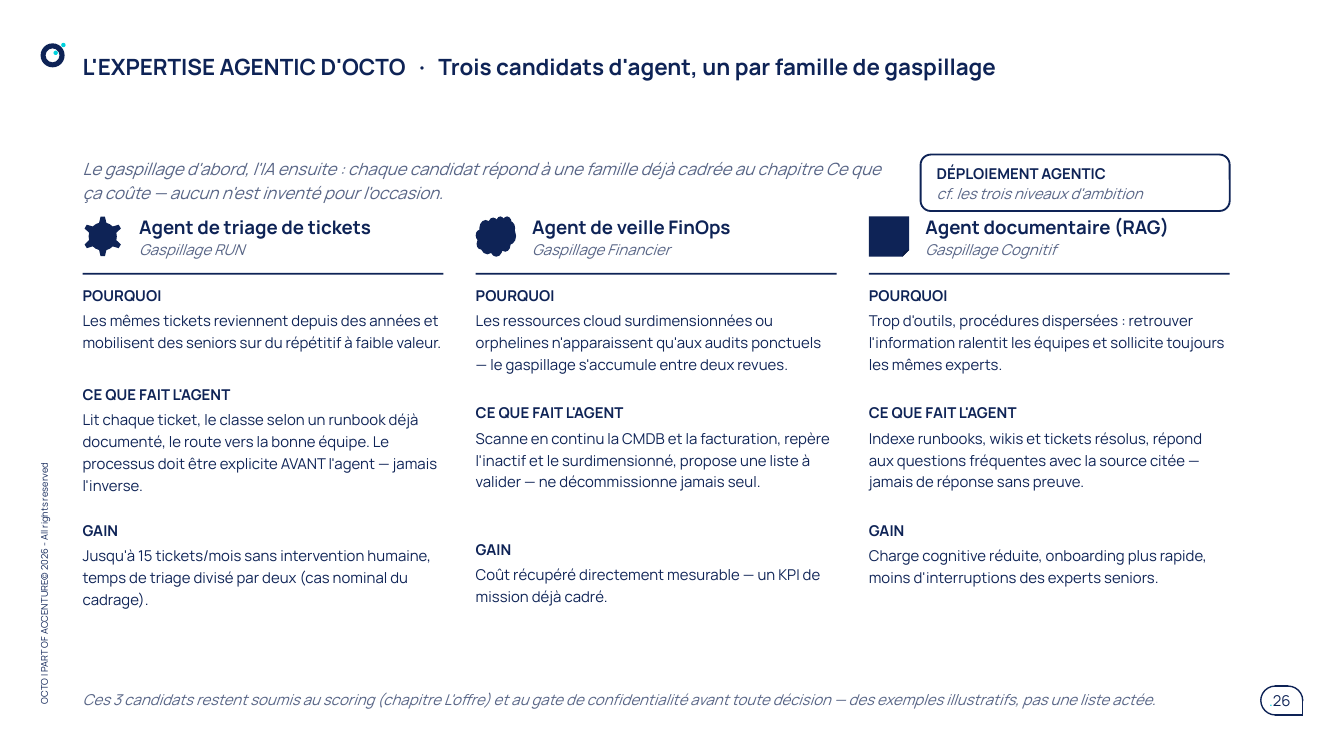
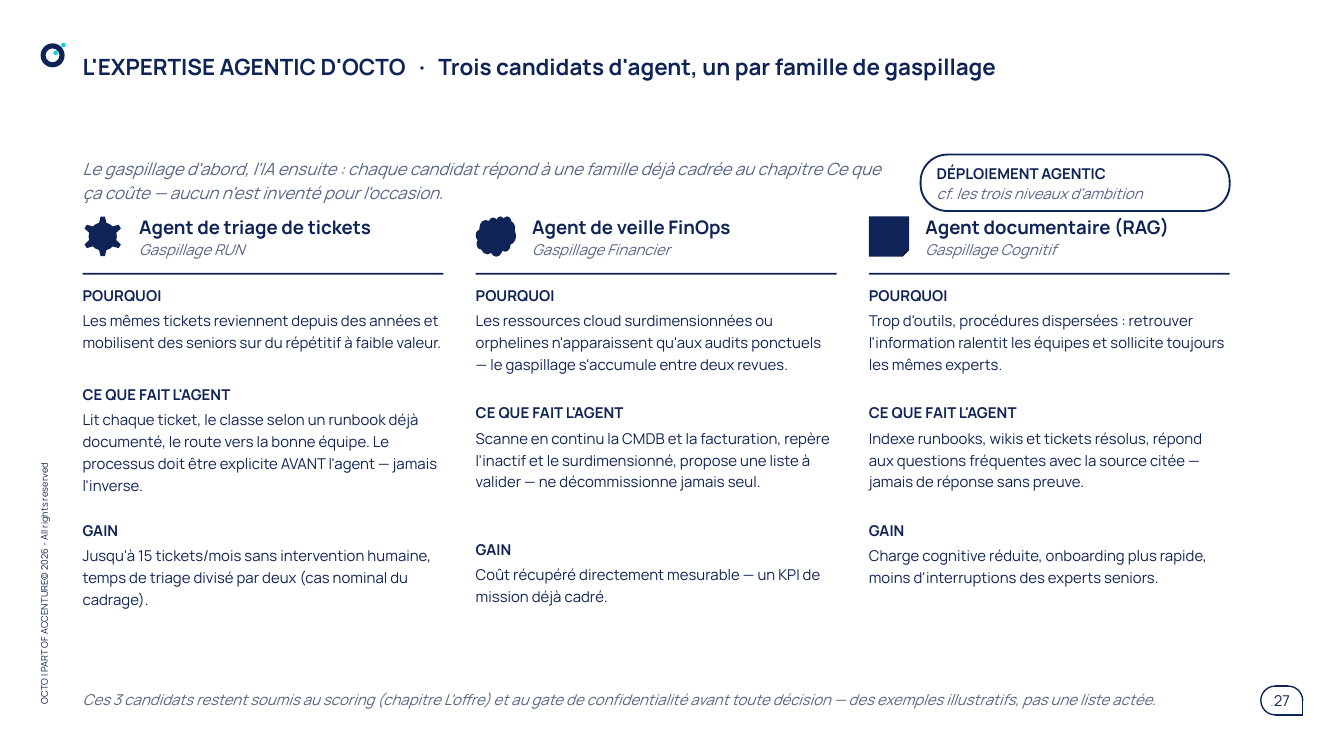
Before and after one commit to claudecamus-dot/Vscode3, a slide deck: slide 27 of docs/cadrage-ppt/bmad-iap-cadrage-synthese.pptx (slide 26 before the commit). Drawn at 1344x756 pixels with LibreOffice and Linux fonts; fonts in the diff are those of the drawing. Boxes give left, top, right and bottom in pixels: in the first picture for what was removed or moved away, otherwise in the second. Text is boxed around its words. In the diff, an @@ line names an element or a change of style, - is before the commit and + after.

```diff
--- a/docs/cadrage-ppt/bmad-iap-cadrage-synthese.pptx
+++ b/docs/cadrage-ppt/bmad-iap-cadrage-synthese.pptx
@@ rounded rectangle at box(921, 155, 1230, 211): proportions changed @@
@@ page number at box(1270, 695, 1290, 706): text changed @@
-.26
+.27
```
Also in this commit, not shown: 23 other slides changed, 2 slides added, 1 slide removed, 2 other files.
